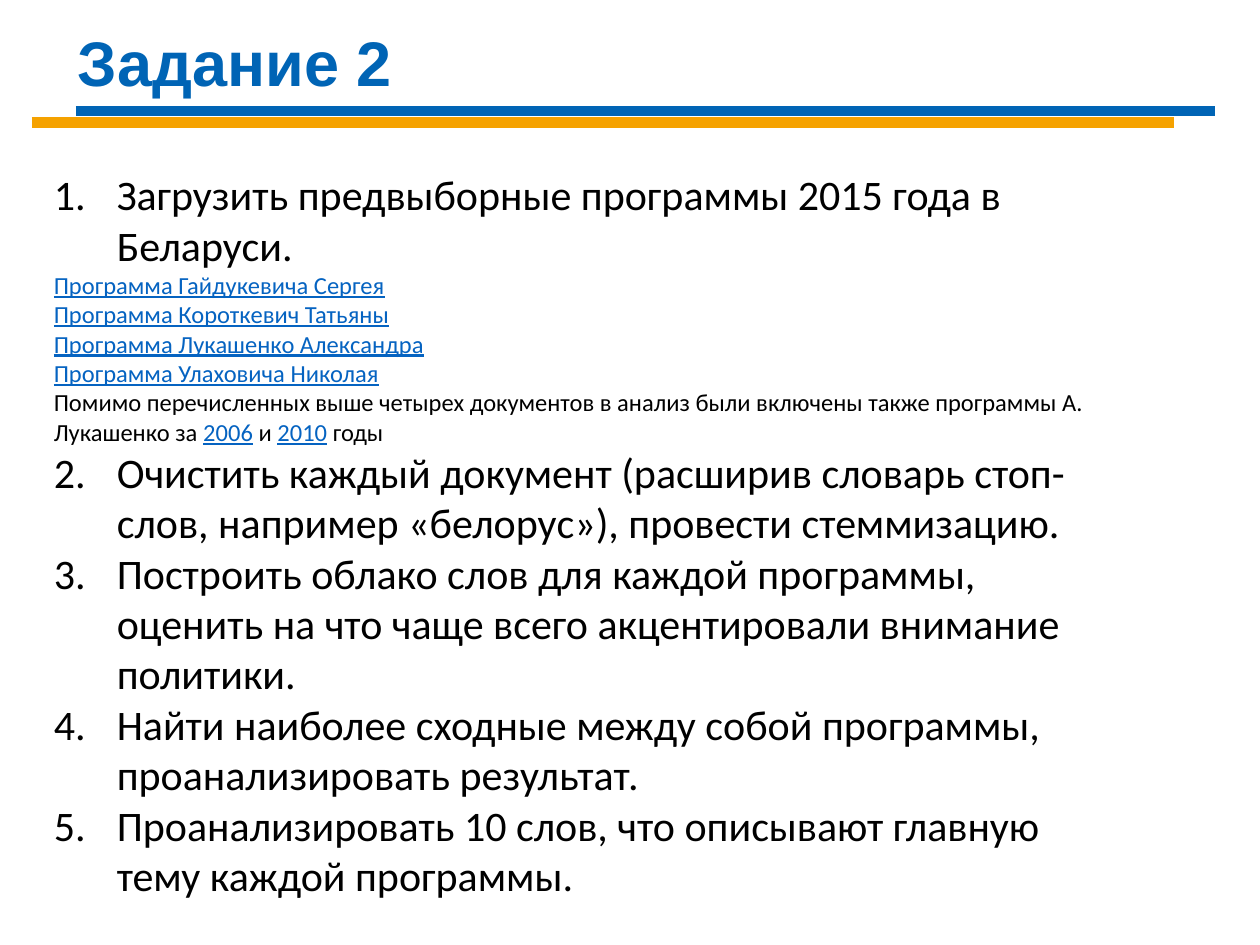
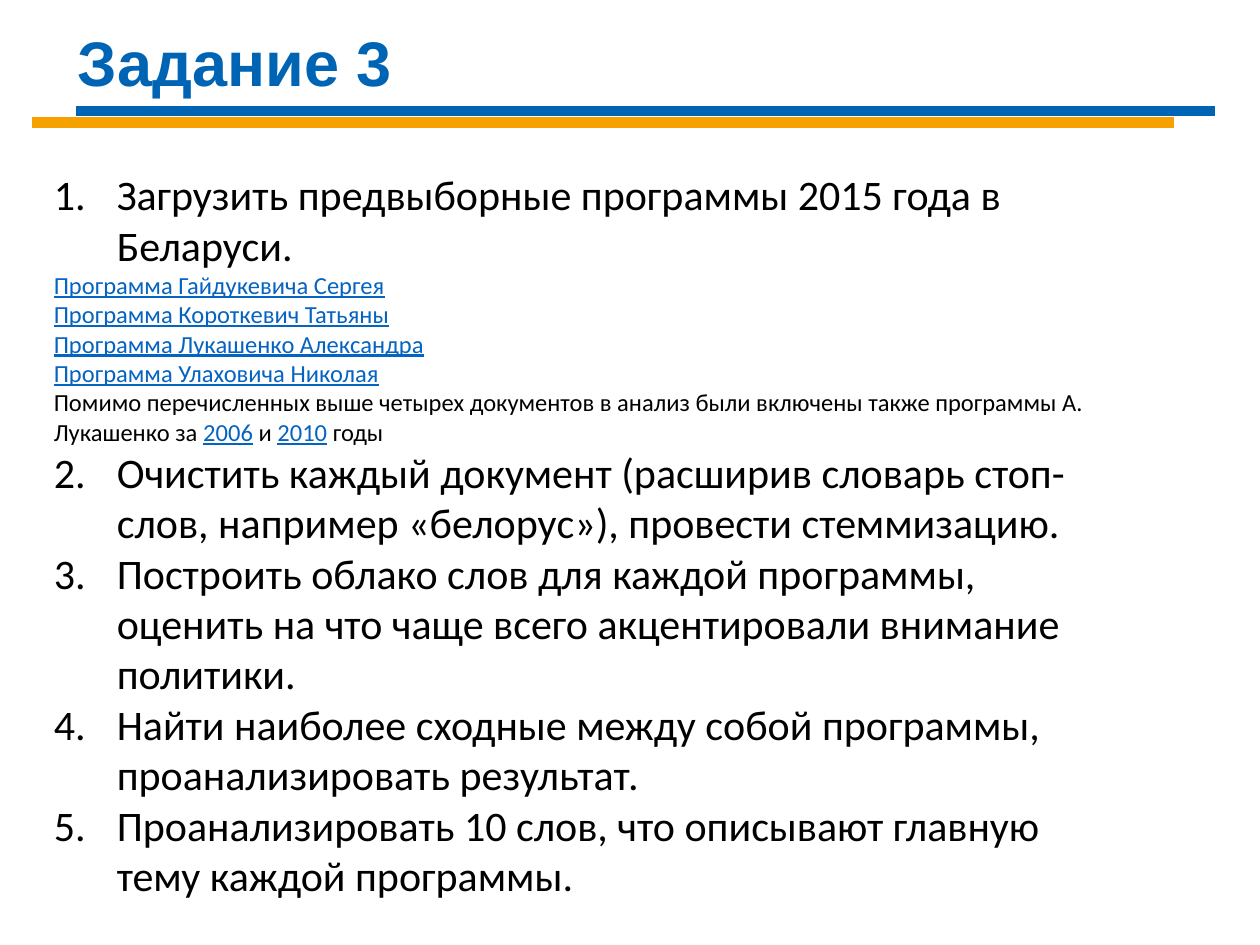
Before and after one commit to Demolis/Infopulse, a slide deck: slide 6 of DS_Sat_2020/DS-Day-08 R.pptx (slide 5 before the commit). Drawn at 1260x945 pixels with LibreOffice and Linux fonts; fonts in the diff are those of the drawing. Boxes give left, top, right and bottom in pixels: in the first picture for what was removed or moved away, otherwise in the second. Text is boxed around its words. In the diff, an @@ line names an element or a change of style, - is before the commit and + after.

```diff
--- a/DS_Sat_2020/DS-Day-08 R.pptx
+++ b/DS_Sat_2020/DS-Day-08 R.pptx
@@ text at (x1=78, y1=42, x2=392, y2=98): text changed @@
-Задание 2
+Задание 3
```
Also in this commit, not shown: 1 other slide changed, 1 slide added.
